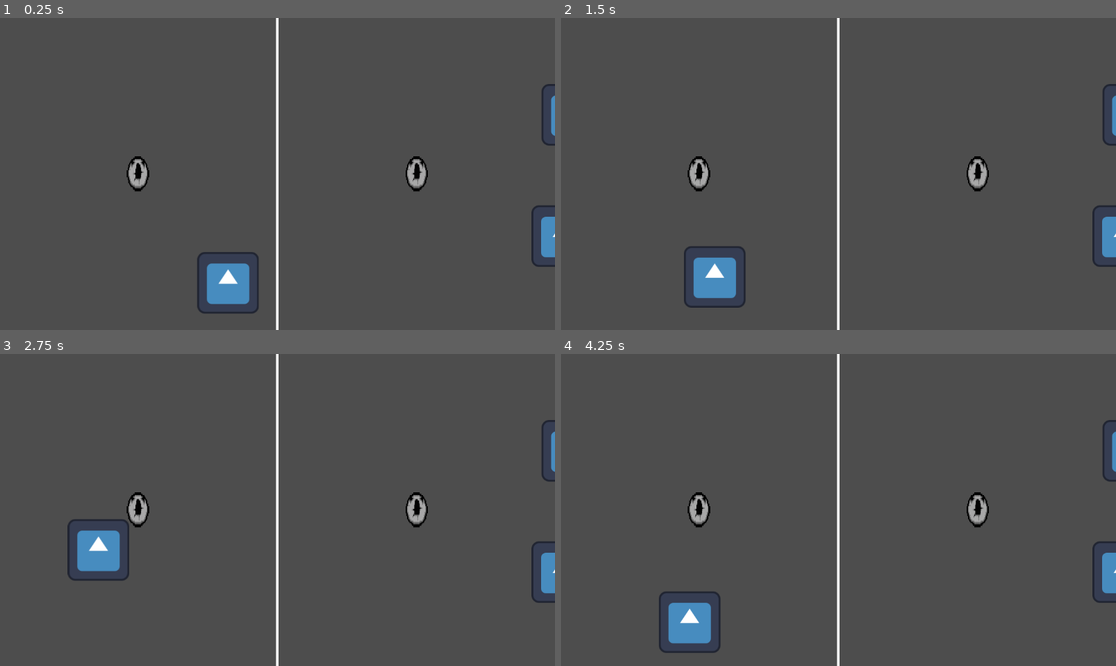
Above: before the commit, frames 1-4 (two rows, left to right).
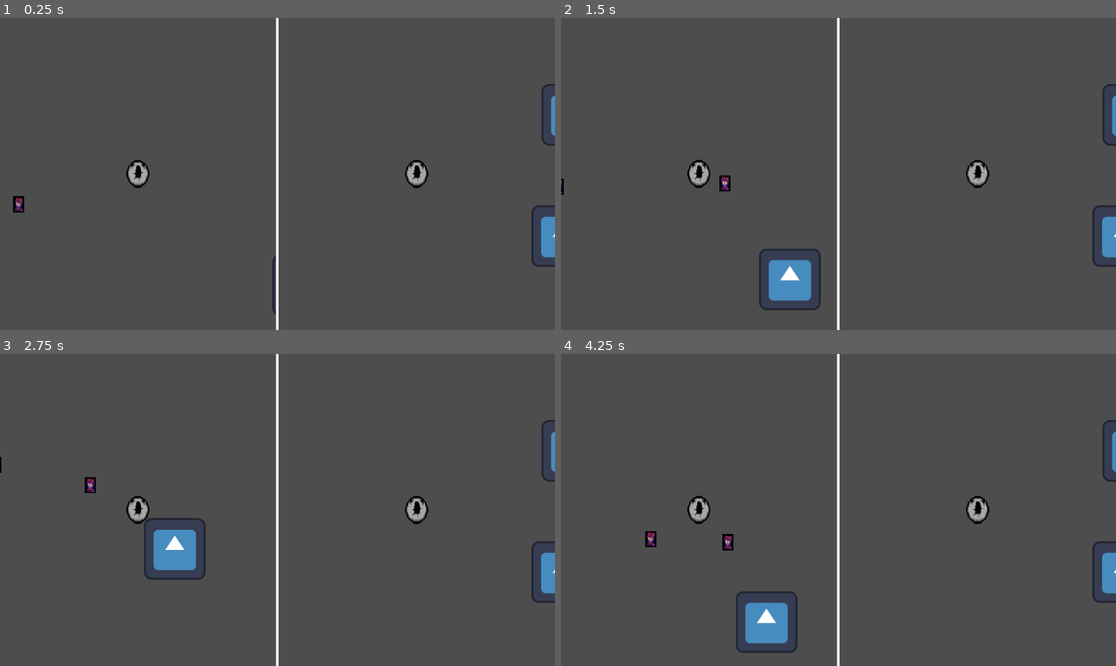
Above: after the commit, the same moments.

Repository: Shibe53/breakcore
Game: Godot game, scene res://game_scene.tscn
The game is run twice, just before and just after one commit, with the same random seed, the same clock (stepped at 60 frames per second) and the same inputs. The engine's default icon, where the game draws it, is replaced by a stand-in: a white triangle on a blue panel in a dark square.
Inputs:
- Up to frame 1 (0.25 s): no input
- Up to frame 2 (1.5 s): hold D (p1_move_right) 0.53-1.28 s; hold S (p1_move_down) from 1.28 s (still down)
- Up to frame 3 (2.75 s): release S (p1_move_down) at 2.03 s; hold D (p1_move_right) from 2.03 s (still down)
- Up to frame 4 (4.25 s): release D (p1_move_right) at 2.78 s; hold W (p1_move_up) 2.78-3.53 s; hold A (p1_move_left) from 3.53 s (still down)

The runs differ from the first frame. In frame 1, 1.8% of the frame differs, in the area x 2-78%, y 44-95%; in frame 2, 3.1%; in frame 3, 3.0%; in frame 4, 3.2%, in the area x 15-78%, y 44-96%.

Commit message:
Continuing the starting busywork

Diff:
--- a/Enemies/enemy.gd
+++ b/Enemies/enemy.gd
@@ -2,6 +2,8 @@
 class_name Enemy
 
 @onready var softCollision = $SoftCollision
+@onready var navAgent = $NavigationAgent2D
+@onready var stats = $Stats
 @onready var player = get_tree().get_first_node_in_group("player")
 
 const ACCELERATION = 260
@@ -32,6 +34,29 @@
 
 func chase_state():
 	move_speed = MAX_SPEED
+	if player != null:
+		update_target_position(player.global_transform.origin)
+
+func _on_stats_no_health() -> void:
+	emit_signal("enemy_dead")
+	queue_free()
+
+func update_target_position(target_pos : Vector2):
+	var current_pos : Vector2 = self.global_transform.origin
+	var next_pos : Vector2 = navAgent.get_next_path_position()
+	var new_velocity : Vector2 = current_pos.direction_to(next_pos)
+	navAgent.velocity = new_velocity
+	navAgent.target_position = target_pos
+
+func _on_navigation_agent_2d_velocity_computed(safe_velocity: Vector2) -> void:
+	if safe_velocity.length() > 0.001:
+		var target_dir = safe_velocity.normalized()
+		var current_dir = velocity.normalized() if velocity.length() > 0.001 else target_dir
+
+		# Smoothly turn toward the new direction
+		var smooth_dir = current_dir.lerp(target_dir, 0.075).normalized()
+		velocity = smooth_dir * move_speed
+	move_and_slide()
 
 func move_toward_int(current: int, target: int, step: int) -> int:
 	if current < target:
@@ -39,3 +64,8 @@
 	elif current > target:
 		return max(current - step, target)
 	return current
+
+func _on_hurtbox_area_entered(area: Area2D) -> void:
+	var last_hit_direction = area.owner.position.direction_to(position)
+	stats.health -= area.damage
+	velocity = last_hit_direction * 20
--- a/Enemies/small_enemy.tscn
+++ b/Enemies/small_enemy.tscn
@@ -1,18 +1,74 @@
-[gd_scene load_steps=4 format=3 uid="uid://cgphtk16kxx54"]
+[gd_scene load_steps=10 format=3 uid="uid://cgphtk16kxx54"]
 
 [ext_resource type="Texture2D" uid="uid://k8ndcdclyott" path="res://niko.jpg" id="1_nwg01"]
 [ext_resource type="Script" uid="uid://dg2tq24lw0son" path="res://Enemies/enemy.gd" id="1_vnsce"]
+[ext_resource type="PackedScene" uid="uid://f7p5vykto775" path="res://Utils/hurtbox.tscn" id="3_ehlef"]
+[ext_resource type="PackedScene" uid="uid://csy3yjjj5ike0" path="res://Utils/stats.tscn" id="3_rnyf2"]
+[ext_resource type="PackedScene" uid="uid://cvr2iaky0pab2" path="res://Utils/soft_collision.tscn" id="4_paaka"]
+
+[sub_resource type="SpriteFrames" id="SpriteFrames_rnyf2"]
+animations = [{
+"frames": [{
+"duration": 1.0,
+"texture": ExtResource("1_nwg01")
+}],
+"loop": true,
+"name": &"default",
+"speed": 5.0
+}]
 
 [sub_resource type="CapsuleShape2D" id="CapsuleShape2D_vnsce"]
-radius = 9.0
-height = 32.0
+radius = 4.0
+height = 14.0
+
+[sub_resource type="CapsuleShape2D" id="CapsuleShape2D_paaka"]
+radius = 8.0
+height = 18.0
+
+[sub_resource type="CapsuleShape2D" id="CapsuleShape2D_lxqk4"]
+radius = 5.0
+height = 16.0
 
 [node name="SmallEnemy" type="CharacterBody2D"]
+collision_layer = 8
+collision_mask = 3
 script = ExtResource("1_vnsce")
 
-[node name="Sprite2D" type="Sprite2D" parent="."]
-scale = Vector2(0.062633835, 0.08832976)
-texture = ExtResource("1_nwg01")
+[node name="NavigationAgent2D" type="NavigationAgent2D" parent="."]
+avoidance_enabled = true
+
+[node name="AnimatedSprite2D" type="AnimatedSprite2D" parent="."]
+position = Vector2(1.1920929e-07, -1.1920929e-07)
+scale = Vector2(0.049317453, 0.071533725)
+sprite_frames = SubResource("SpriteFrames_rnyf2")
 
 [node name="CollisionShape2D" type="CollisionShape2D" parent="."]
+position = Vector2(0, 10)
+rotation = 1.5707964
 shape = SubResource("CapsuleShape2D_vnsce")
+
+[node name="Hurtbox" parent="." instance=ExtResource("3_ehlef")]
+collision_layer = 16
+collision_mask = 0
+
+[node name="CollisionShape" parent="Hurtbox" index="0"]
+position = Vector2(0, 7)
+shape = SubResource("CapsuleShape2D_paaka")
+
+[node name="SoftCollision" parent="." instance=ExtResource("4_paaka")]
+collision_layer = 32
+collision_mask = 32
+
+[node name="CollisionShape" parent="SoftCollision" index="0"]
+position = Vector2(0, 10)
+rotation = 1.5707964
+shape = SubResource("CapsuleShape2D_lxqk4")
+
+[node name="Stats" parent="." instance=ExtResource("3_rnyf2")]
+
+[connection signal="velocity_computed" from="NavigationAgent2D" to="." method="_on_navigation_agent_2d_velocity_computed"]
+[connection signal="area_entered" from="Hurtbox" to="." method="_on_hurtbox_area_entered"]
+[connection signal="no_health" from="Stats" to="." method="_on_stats_no_health"]
+
+[editable path="Hurtbox"]
+[editable path="SoftCollision"]
--- a/Player/player.tscn
+++ b/Player/player.tscn
@@ -1,35 +1,64 @@
-[gd_scene format=3 uid="uid://1cqb51r3rqik"]
+[gd_scene load_steps=9 format=3 uid="uid://1cqb51r3rqik"]
 
 [ext_resource type="Texture2D" uid="uid://dhy1m2b0sskmu" path="res://keeper orgasm.png" id="1_5mj4t"]
 [ext_resource type="Script" uid="uid://c7v8m4dsedogj" path="res://Player/player.gd" id="1_eovys"]
 [ext_resource type="PackedScene" uid="uid://f7p5vykto775" path="res://Utils/hurtbox.tscn" id="3_btcbx"]
+[ext_resource type="PackedScene" uid="uid://cvr2iaky0pab2" path="res://Utils/soft_collision.tscn" id="4_gwnis"]
+
+[sub_resource type="SpriteFrames" id="SpriteFrames_btcbx"]
+animations = [{
+"frames": [{
+"duration": 1.0,
+"texture": ExtResource("1_5mj4t")
+}],
+"loop": true,
+"name": &"default",
+"speed": 5.0
+}]
 
 [sub_resource type="CapsuleShape2D" id="CapsuleShape2D_eovys"]
 radius = 14.0
 height = 54.0
 
 [sub_resource type="CapsuleShape2D" id="CapsuleShape2D_btcbx"]
-radius = 18.0
-height = 56.0
+radius = 12.0
+height = 50.0
 
-[node name="Player" type="CharacterBody2D" unique_id=1741035345 groups=["player"]]
+[sub_resource type="CapsuleShape2D" id="CapsuleShape2D_k53q1"]
+radius = 16.0
+height = 58.0
+
+[node name="Player" type="CharacterBody2D" groups=["player"]]
+collision_layer = 2
+collision_mask = 9
 script = ExtResource("1_eovys")
 
-[node name="Sprite2D" type="Sprite2D" parent="." unique_id=1342167616]
-position = Vector2(4.7683716e-07, 0)
-scale = Vector2(0.5284091, 0.9240507)
-texture = ExtResource("1_5mj4t")
+[node name="AnimatedSprite2D" type="AnimatedSprite2D" parent="."]
+scale = Vector2(0.5454545, 0.7310126)
+sprite_frames = SubResource("SpriteFrames_btcbx")
 
-[node name="CollisionShape2D" type="CollisionShape2D" parent="." unique_id=1733952338]
+[node name="CollisionShape2D" type="CollisionShape2D" parent="."]
 shape = SubResource("CapsuleShape2D_eovys")
 
-[node name="Hurtbox" parent="." unique_id=793153035 instance=ExtResource("3_btcbx")]
+[node name="Hurtbox" parent="." instance=ExtResource("3_btcbx")]
+collision_layer = 4
+collision_mask = 8
 
 [node name="CollisionShape" parent="Hurtbox" index="0"]
 shape = SubResource("CapsuleShape2D_btcbx")
+
+[node name="SoftCollision" parent="." instance=ExtResource("4_gwnis")]
+collision_layer = 32
+collision_mask = 32
+
+[node name="CollisionShape" parent="SoftCollision" index="0"]
+shape = SubResource("CapsuleShape2D_k53q1")
+
+[node name="BlinkAnimationPlayer" type="AnimationPlayer" parent="."]
 
 [connection signal="area_entered" from="Hurtbox" to="." method="_on_hurtbox_area_entered"]
 [connection signal="invincibility_ended" from="Hurtbox" to="." method="_on_hurtbox_invincibility_ended"]
 [connection signal="invincibility_started" from="Hurtbox" to="." method="_on_hurtbox_invincibility_started"]
 
 [editable path="Hurtbox"]
+[editable path="SoftCollision"]
--- a/Player/player_stats.tscn
+++ b/Player/player_stats.tscn
@@ -1,6 +1,6 @@
-[gd_scene format=3 uid="uid://4i1bx8qhykpu"]
+[gd_scene load_steps=0 format=3 uid="uid://4i1bx8qhykpu"]
 
-[ext_resource type="Script" uid="uid://bkbnpytis34hh" path="res://Player/player_stats.gd" id="1_qm2ev"]
+[ext_resource type="Script" uid="uid://bkbnpytis34hh" path="res://Utils/stats.gd" id="1_qm2ev"]
 
 [node name="PlayerStats" type="Node" unique_id=221970560]
 script = ExtResource("1_qm2ev")
--- /dev/null
+++ b/Utils/stats.tscn
@@ -0,0 +1,6 @@
+[gd_scene load_steps=2 format=3 uid="uid://csy3yjjj5ike0"]
+
+[ext_resource type="Script" uid="uid://bkbnpytis34hh" path="res://Utils/stats.gd" id="1_c74w8"]
+
+[node name="Stats" type="Node"]
+script = ExtResource("1_c74w8")
--- a/Worlds/p1_prototype_world.tscn
+++ b/Worlds/p1_prototype_world.tscn
@@ -1,17 +1,33 @@
-[gd_scene load_steps=4 format=3 uid="uid://t3ynv6ighfep"]
+[gd_scene load_steps=6 format=3 uid="uid://t3ynv6ighfep"]
 
 [ext_resource type="PackedScene" uid="uid://b85uwpyfx4ffy" path="res://Environment/wall.tscn" id="1_ob0vl"]
 [ext_resource type="PackedScene" uid="uid://1cqb51r3rqik" path="res://Player/player.tscn" id="2_wt2hc"]
 [ext_resource type="Resource" uid="uid://gc0n48l0nrd" path="res://Player/p1_controls.tres" id="3_0y6st"]
+[ext_resource type="PackedScene" uid="uid://cgphtk16kxx54" path="res://Enemies/small_enemy.tscn" id="4_wbr24"]
+
+[sub_resource type="NavigationPolygon" id="NavigationPolygon_wbr24"]
+vertices = PackedVector2Array(1148.3828, 656.9219, 8.21875, 648.0703, 22.773438, 4.9921875, 1173.6016, 4)
+polygons = Array[PackedInt32Array]([PackedInt32Array(0, 1, 2, 3)])
+outlines = Array[PackedVector2Array]([PackedVector2Array(13, -5, 1184, -6, 1158, 667, -2, 658)])
+agent_radius = 30.0
 
 [node name="P1PrototypeWorld" type="Node2D"]
 
-[node name="Wall" parent="." instance=ExtResource("1_ob0vl")]
-position = Vector2(981, 458)
+[node name="NavigationRegion2D" type="NavigationRegion2D" parent="."]
+navigation_polygon = SubResource("NavigationPolygon_wbr24")
 
-[node name="Wall2" parent="." instance=ExtResource("1_ob0vl")]
+[node name="Wall" parent="NavigationRegion2D" instance=ExtResource("1_ob0vl")]
+position = Vector2(971, 483)
+
+[node name="Wall2" parent="NavigationRegion2D" instance=ExtResource("1_ob0vl")]
 position = Vector2(172, 186)
 
 [node name="Player1" parent="." instance=ExtResource("2_wt2hc")]
-position = Vector2(794, 232)
+position = Vector2(628, 252)
 controls = ExtResource("3_0y6st")
+
+[node name="SmallEnemy" parent="." instance=ExtResource("4_wbr24")]
+position = Vector2(361, 320)
+
+[node name="SmallEnemy2" parent="." instance=ExtResource("4_wbr24")]
+position = Vector2(966, 310)
--- a/project.godot
+++ b/project.godot
@@ -16,7 +16,7 @@
 
 config/name="breakcore"
 run/main_scene="uid://3jwwkqsrbtn6"
-config/features=PackedStringArray("4.6", "GL Compatibility")
+config/features=PackedStringArray("4.5", "GL Compatibility")
 config/icon="res://icon.svg"
 
 [autoload]
@@ -70,6 +70,17 @@
 ]
 }
 
+[layer_names]
+
+2d_physics/layer_1="World"
+2d_navigation/layer_1="Walkable"
+2d_physics/layer_2="Player"
+2d_navigation/layer_2="Obstacles"
+2d_physics/layer_3="Player Hurtbox"
+2d_physics/layer_4="Enemy"
+2d_physics/layer_5="Enemy Hurtbox"
+2d_physics/layer_6="Soft Collisions"
+
 [rendering]
 
 renderer/rendering_method="gl_compatibility"
Binary file removed: Enemies/47575113_192643838253941_567085598905466880_n.png
Not shown, removed: Enemies/47575113_192643838253941_567085598905466880_n.png.import
Renamed: Player/player_stats.gd -> Utils/stats.gd
Renamed: Player/player_stats.gd.uid -> Utils/stats.gd.uid
